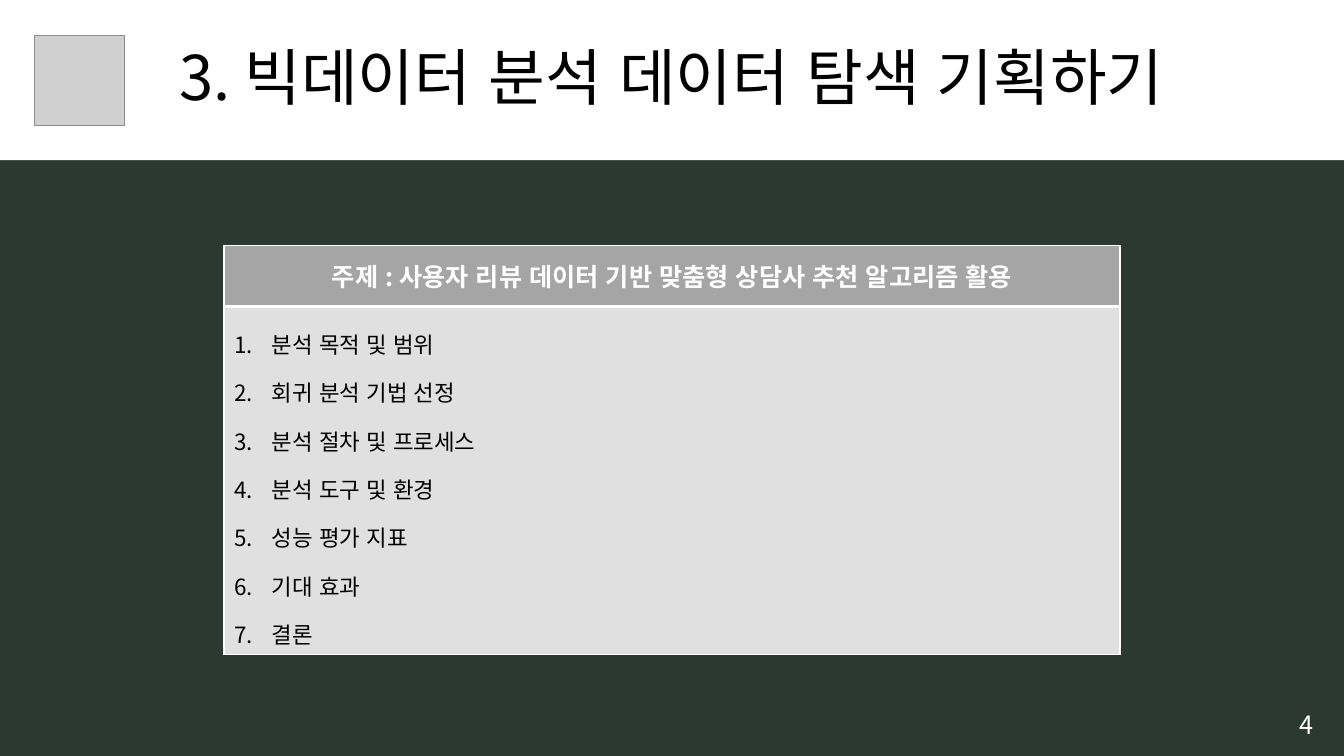
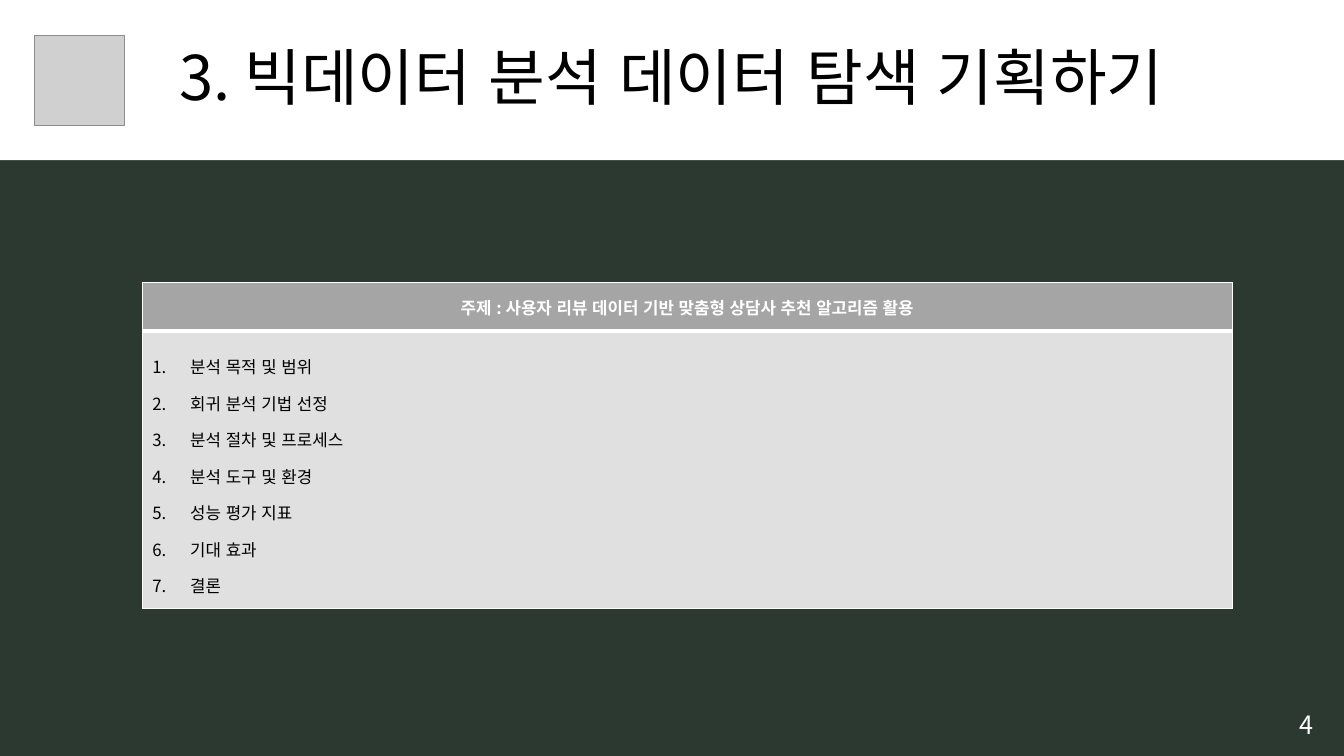
Before and after one commit to BIGDATA-UI-T3/Lastpage_Project, a slide deck: slide 4 of [모듈] 10. 빅데이터 분석기획_보금.pptx. Drawn at 1344x756 pixels with LibreOffice and Linux fonts; fonts in the diff are those of the drawing; grey boxes stand for pictures. Boxes give left, top, right and bottom in pixels: in the first picture for what was removed or moved away, otherwise in the second. Text is boxed around its words. In the diff, an @@ line names an element or a change of style, - is before the commit and + after.

```diff
--- a/[모듈] 10. 빅데이터 분석기획_보금.pptx
+++ b/[모듈] 10. 빅데이터 분석기획_보금.pptx
@@ table at [142,282,1233,608] @@
@@ size 18 to 12 pt in "주제 : 사용자 리뷰 데이터 기반 맞춤형 ..." @@
@@ size 16 to 12 pt in "분석 목적 및 범위", "회귀 분석 기법 선정", "분석 절차 및 프로세스", "분석 도구 및 환경" and 3 more places @@
@@ table: place and size @@
-table at [224,245,1120,654]
+table at [142,282,1233,608]
```
Also in this commit, not shown: 5 other slides changed, 1 slide added.
